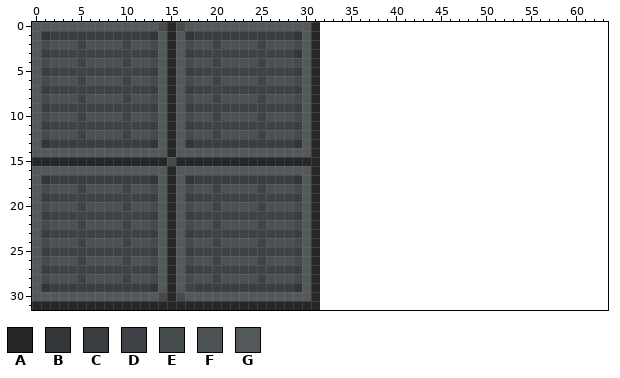
Edited in one commit: pixel-art sprite (Resources/Textures/DeltaV/Other/S3D/ceiling_atlas.png). Above, as it was before the edit.
The file is 32x32 pixels. Colours within 5 levels of each other are drawn and written as one. The old version is drawn lined up with the new one, on the new canvas.
Palette (. is transparent): A #272727  B #323639  C #3a3e41  D #3f4347  E #454b4d  F #4c5154  G #53585b
Pixels before, first column x 0:
 0 GGGGGGGGGGGGGGEAEGGGGGGGGGGGGGGA
 1 GBCCCCCCCCCCCBGAGBCCCCCCCCCCCBGA
 2 GEFFFDFFFFDFFEGAGEFFDFFFFDFFFEGA
 3 GCDDDDDDDDDDDCGAGCDDDDDDDDDDDBGA
 4 GEFFFDFFFFDFFEGAGEFFDFFFFDFFFEGA
 5 GCDDDDDDDDDDDCGAGCDDDDDDDDDDDCGA
 6 GEFFFDFFFFDFFEGAGEFFDFFFFDFFFEGA
 7 GCDDDDDDDDDDDCGAGCDDDDDDDDDDDCGA
 8 GEFFFDFFFFDFFEGAGEFFDFFFFDFFFEGA
 9 GCDDDDDDDDDDDCGAGCDDDDDDDDDDDCGA
10 GEFFFDFFFFDFFEGAGEFFDFFFFDFFFEGA
11 GCDDDDDDDDDDDCGAGCDDDDDDDDDDDCGA
12 GEFFFDFFFFDFFEGAGEFFDFFFFDFFFEGA
13 GBCCCCCCCCCCCBGAGBCCCCCCCCCCCBGA
14 GGGGGGGGGGGGGGGAGGGGGGGGGGGGGGGA
15 AAAAAAAAAAAAAAAEAAAAAAAAAAAAAAAA
16 GGGGGGGGGGGGGGGAGGGGGGGGGGGGGGGA
17 GBCCCCCCCCCCCBGAGBCCCCCCCCCCCBGA
18 GEFFFDFFFFDFFEGAGEFFDFFFFDFFFEGA
19 GCDDDDDDDDDDDCGAGCDDDDDDDDDDDCGA
20 GEFFFDFFFFDFFEGAGEFFDFFFFDFFFEGA
21 GCDDDDDDDDDDDCGAGCDDDDDDDDDDDCGA
22 GEFFFDFFFFDFFEGAGEFFDFFFFDFFFEGA
23 GCDDDDDDDDDDDCGAGCDDDDDDDDDDDCGA
24 GEFFFDFFFFDFFEGAGEFFDFFFFDFFFEGA
25 GCDDDDDDDDDDDCGAGCDDDDDDDDDDDCGA
26 GEFFFDFFFFDFFEGAGEFFDFFFFDFFFEGA
27 GCDDDDDDDDDDDCGAGCDDDDDDDDDDDCGA
28 GEFFFDFFFFDFFEGAGEFFDFFFFDFFFEGA
29 GBCCCCCCCCCCCBGAGDCCCCCCCCCCCBGA
30 GGGGGGGGGGGGGGEAEGGGGGGGGGGGGGGA
31 AAAAAAAAAAAAAAAAAAAAAAAAAAAAAAAA
Now the later version:
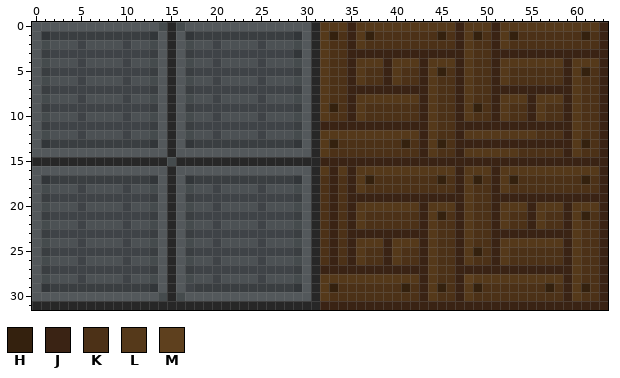
Colours new in this view: H #34210e  J #3a2314  K #4c3117  L #55391a  M #5e401e
The exact change:
{"change": "canvas 32x32 -> 64x32"}
{"y":0,"x":32,"old":"................................","new":"LLLJLLLLLLLLLLLJLLLJLLLLLLLLLLLJ"}
{"y":1,"x":32,"old":"................................","new":"LHKJLHKKKKKKKHKJLHKJLHKKKKKKKHKJ"}
{"y":2,"x":32,"old":"................................","new":"LKKJLKKKKKKKKKKJLKKJLKKKKKKKKKKJ"}
{"y":3,"x":32,"old":"................................","new":"LKKJJJJJJJJJJJJJLKKJJJJJJJJJJJJJ"}
{"y":4,"x":32,"old":"................................","new":"LKKJLLLJLLLJLLLJLKKJLLLLLLLJLLLJ"}
{"y":5,"x":32,"old":"................................","new":"LKKJLKKJLKKJLHKJLKKJLKKKKKKJLHKJ"}
{"y":6,"x":32,"old":"................................","new":"LKKJLKKJLKKJLKKJLKKJLKKKKKKJLKKJ"}
{"y":7,"x":32,"old":"................................","new":"LKKJJJJJJJJJLKKJLKKJJJJJJJJJLKKJ"}
{"y":8,"x":32,"old":"................................","new":"LKKJLLLLLLLJLKKJLKKJLLLJLLLJLKKJ"}
{"y":9,"x":32,"old":"................................","new":"LHKJLKKKKKKJLKKJLHKJLKKJLKKJLKKJ"}
{"y":10,"x":32,"old":"................................","new":"LKKJLKKKKKKJLKKJLKKJLKKJLKKJLKKJ"}
{"y":11,"x":32,"old":"................................","new":"JJJJJJJJJJJJLKKJJJJJJJJJJJJJLKKJ"}
{"y":12,"x":32,"old":"................................","new":"LLLLLLLLLLLJLKKJLLLLLLLLKKKJLKKJ"}
{"y":13,"x":32,"old":"................................","new":"LHKKKKKKKHKJLHKJJJJJJJJJJJJJLHKJ"}
{"y":14,"x":32,"old":"................................","new":"LKKKKKKKKKKJLKKJLLLLLLKKKKKJLKKJ"}
{"y":15,"x":32,"old":"................................","new":"JJJJJJJJJJJJJJJJJJJJJJJJJJJJJJJJ"}
{"y":16,"x":32,"old":"................................","new":"LJLJLLLLLLLLLLLJLLLJLLLLLLLLLLLJ"}
{"y":17,"x":32,"old":"................................","new":"KJKJLHKKKKKKKHKJLHKJLHKKKKKKKHKJ"}
{"y":18,"x":32,"old":"................................","new":"KJKJLKKKKKKKKKKJLKKJLKKKKKKKKKKJ"}
{"y":19,"x":32,"old":"................................","new":"KJKJJJJJJJJJJJJJLKKJJJJJJJJJJJJJ"}
{"y":20,"x":32,"old":"................................","new":"KJKJLLLLLLLJLLLJLKKJLLLJLLLJLLLJ"}
{"y":21,"x":32,"old":"................................","new":"KJKJLKKKKKKJLHKJLKKJLKKJLKKJLHKJ"}
{"y":22,"x":32,"old":"................................","new":"KJKJLKKKKKKJLKKJLKKJLKKJLKKJLKKJ"}
{"y":23,"x":32,"old":"................................","new":"KJKJJJJJJJJJLKKJLKKJJJJJJJJJLKKJ"}
{"y":24,"x":32,"old":"................................","new":"KJKJLLLJLLLJLKKJLKKJLLLLLLLJLKKJ"}
{"y":25,"x":32,"old":"................................","new":"KJKJLKKJLKKJLKKJLHKJLKKKKKKJLKKJ"}
{"y":26,"x":32,"old":"................................","new":"KJKJLKKJLKKJLKKJLKKJLKKKKKKJLKKJ"}
{"y":27,"x":32,"old":"................................","new":"JJJJJJJJJJJJLKKJJJJJJJJJJJJJLKKJ"}
{"y":28,"x":32,"old":"................................","new":"LLLLLLLLLLLJLKKJMLLLLLLLLLLJLKKJ"}
{"y":29,"x":32,"old":"................................","new":"LHKKKKKKKHKJLHKJLHKKKKKKKHKJLHKJ"}
{"y":30,"x":32,"old":"................................","new":"LKKKKKKKKKKJLKKJLKKKKKKKKKKJLKKJ"}
{"y":31,"x":32,"old":"................................","new":"JJJJJJJJJJJJJJJJJJJJJJJJJJJJJJJJ"}
